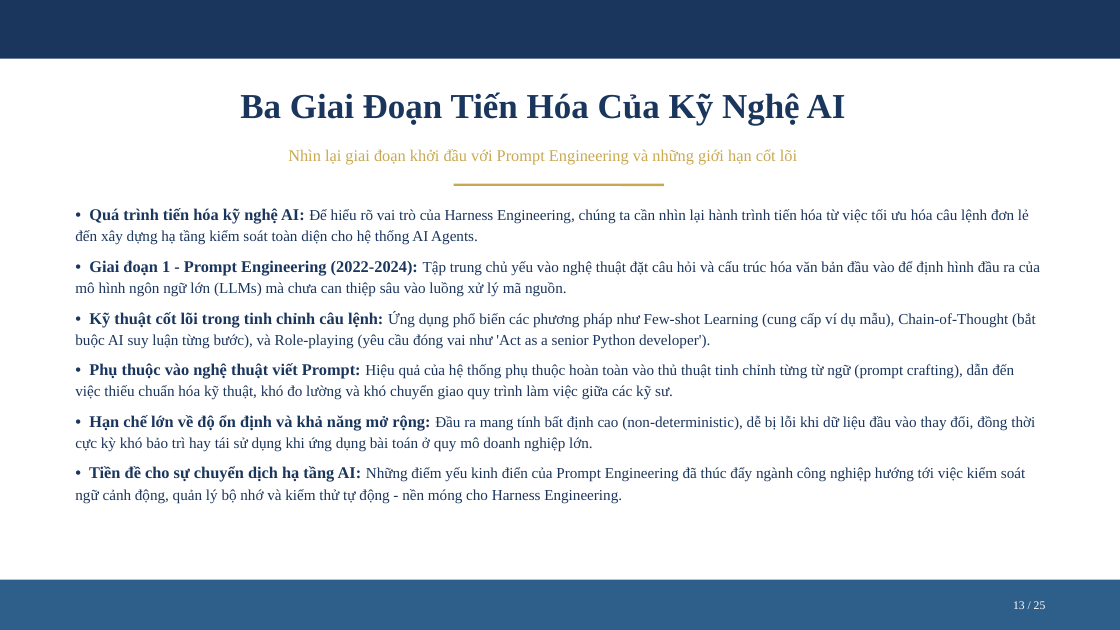
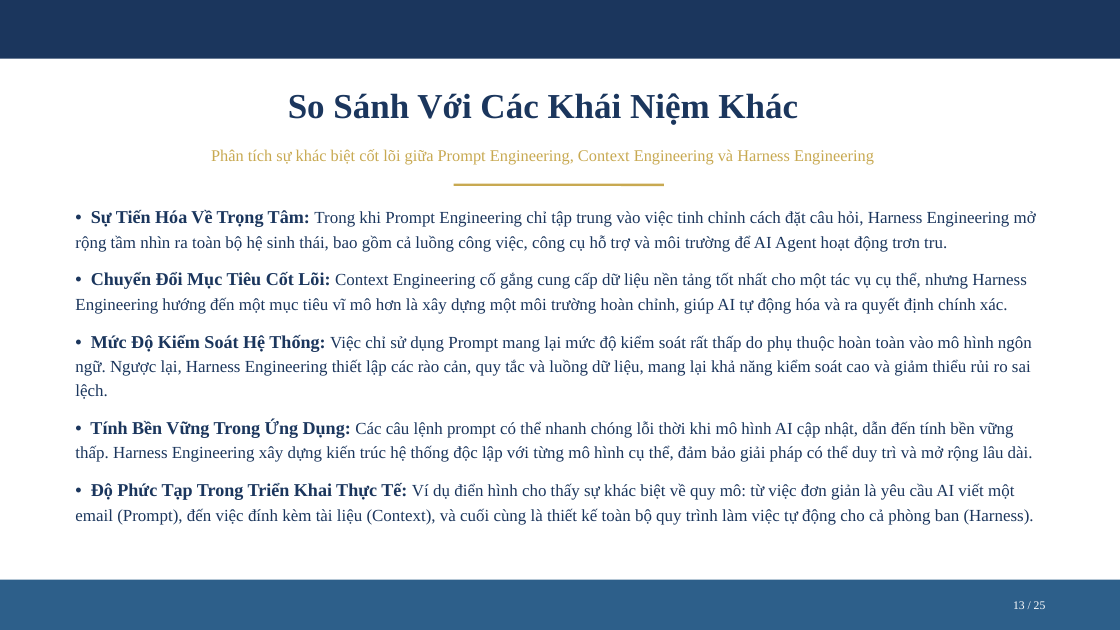
Before and after one commit to nbhson/tool-harness-generate-slide, a slide deck: slide 13 of harness-engineer.pptx. Drawn at 1120x630 pixels with LibreOffice and Linux fonts; fonts in the diff are those of the drawing. Boxes give left, top, right and bottom in pixels: in the first picture for what was removed or moved away, otherwise in the second. Text is boxed around its words. In the diff, an @@ line names an element or a change of style, - is before the commit and + after.

```diff
--- a/harness-engineer.pptx
+++ b/harness-engineer.pptx
@@ text at box(288, 93, 798, 125): text changed @@
-Ba Giai Đoạn Tiến Hóa Của Kỹ Nghệ AI
+So Sánh Với Các Khái Niệm Khác
@@ text at box(211, 149, 874, 165): text changed @@
-Nhìn lại giai đoạn khởi đầu với Prompt Engineering và những giới hạn cốt lõi
+Phân tích sự khác biệt cốt lõi giữa Prompt Engineering, Context Engineering và Harness Engineering
@@ text at box(75, 210, 1036, 525): text changed; size 13 to 14.5 pt @@
-• Quá trình tiến hóa kỹ nghệ AI: Để hiểu rõ vai trò của Harness Engineering, chúng ta cần nhìn lại hành trình tiến hóa từ việc tối ưu hóa câu lệnh đơn lẻ đến xây dựng hạ tầng kiểm soát toàn diện cho hệ thống AI Agents.
-• Giai đoạn 1 - Prompt Engineering (2022-2024): Tập trung chủ yếu vào nghệ thuật đặt câu hỏi và cấu trúc hóa văn bản đầu vào để định hình đầu ra của mô hình ngôn ngữ lớn (LLMs) mà chưa can thiệp sâu vào luồng xử lý mã nguồn.
-• Kỹ thuật cốt lõi trong tinh chỉnh câu lệnh: Ứng dụng phổ biến các phương pháp như Few-shot Learning (cung cấp ví dụ mẫu), Chain-of-Thought (bắt buộc AI suy luận từng bước), và Role-playing (yêu cầu đóng vai như 'Act as a senior Python developer').
-• Phụ thuộc vào nghệ thuật viết Prompt: Hiệu quả của hệ thống phụ thuộc hoàn toàn vào thủ thuật tinh chỉnh từng từ ngữ (prompt crafting), dẫn đến việc thiếu chuẩn hóa kỹ thuật, khó đo lường và khó chuyển giao quy trình làm việc giữa các kỹ sư.
-• Hạn chế lớn về độ ổn định và khả năng mở rộng: Đầu ra mang tính bất định cao (non-deterministic), dễ bị lỗi khi dữ liệu đầu vào thay đổi, đồng thời cực kỳ khó bảo trì hay tái sử dụng khi ứng dụng bài toán ở quy mô doanh nghiệp lớn.
-• Tiền đề cho sự chuyển dịch hạ tầng AI: Những điểm yếu kinh điển của Prompt Engineering đã thúc đẩy ngành công nghiệp hướng tới việc kiểm soát ngữ cảnh động, quản lý bộ nhớ và kiểm thử tự động - nền móng cho Harness Engineering.
+• Sự Tiến Hóa Về Trọng Tâm: Trong khi Prompt Engineering chỉ tập trung vào việc tinh chỉnh cách đặt câu hỏi, Harness Engineering mở rộng tầm nhìn ra toàn bộ hệ sinh thái, bao gồm cả luồng công việc, công cụ hỗ trợ và môi trường để AI Agent hoạt động trơn tru.
+• Chuyển Đổi Mục Tiêu Cốt Lõi: Context Engineering cố gắng cung cấp dữ liệu nền tảng tốt nhất cho một tác vụ cụ thể, nhưng Harness Engineering hướng đến một mục tiêu vĩ mô hơn là xây dựng một môi trường hoàn chỉnh, giúp AI tự động hóa và ra quyết định chính xác.
+• Mức Độ Kiểm Soát Hệ Thống: Việc chỉ sử dụng Prompt mang lại mức độ kiểm soát rất thấp do phụ thuộc hoàn toàn vào mô hình ngôn ngữ. Ngược lại, Harness Engineering thiết lập các rào cản, quy tắc và luồng dữ liệu, mang lại khả năng kiểm soát cao và giảm thiểu rủi ro sai lệch.
+• Tính Bền Vững Trong Ứng Dụng: Các câu lệnh prompt có thể nhanh chóng lỗi thời khi mô hình AI cập nhật, dẫn đến tính bền vững thấp. Harness Engineering xây dựng kiến trúc hệ thống độc lập với từng mô hình cụ thể, đảm bảo giải pháp có thể duy trì và mở rộng lâu dài.
+• Độ Phức Tạp Trong Triển Khai Thực Tế: Ví dụ điển hình cho thấy sự khác biệt về quy mô: từ việc đơn giản là yêu cầu AI viết một email (Prompt), đến việc đính kèm tài liệu (Context), và cuối cùng là thiết kế toàn bộ quy trình làm việc tự động cho cả phòng ban (Harness).
```
Also in this commit, not shown: 18 other slides changed, 6 slides added, 6 slides removed, 17 other files.
